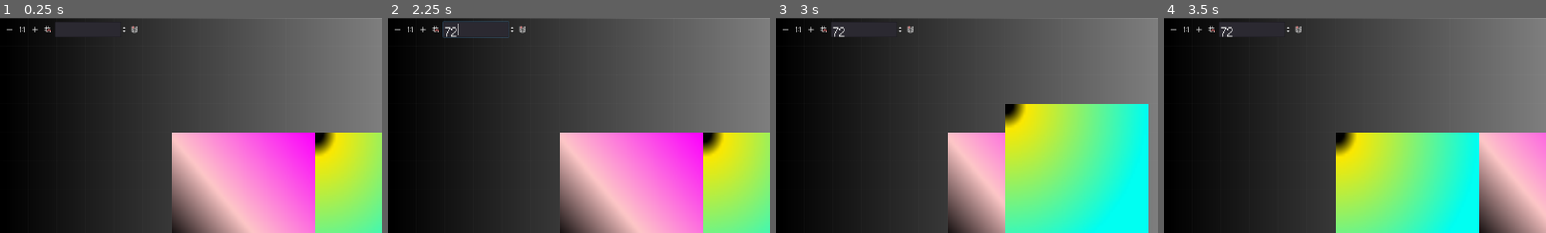
Above: before the commit, frames 1-4 (left to right).
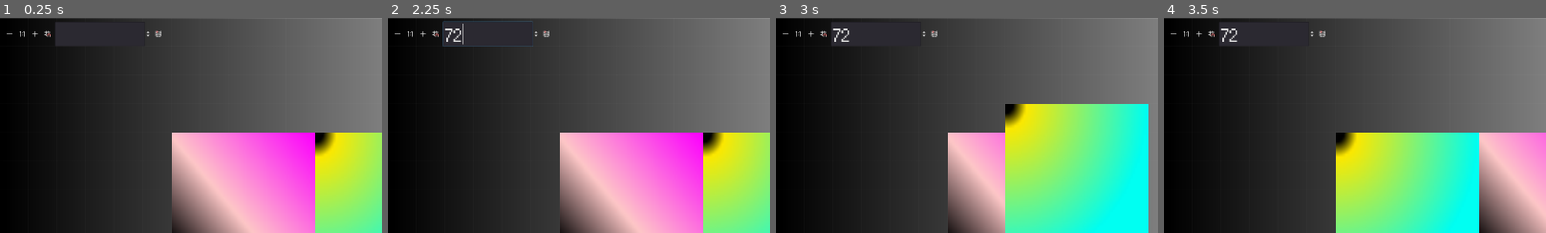
Above: after the commit, the same moments.

Repository: tehdi/demersal
Game: Godot game, scene res://UI/TimelineMenu/TimelineMenu.tscn
The game is run twice, just before and just after one commit, with the same random seed, the same clock (stepped at 60 frames per second) and the same inputs. This scene is started directly instead of the project's main scene.
Inputs (mouse positions are % of the whole screen's width and height, from its top left):
- Up to frame 1 (0.25 s): no input
- Up to frame 2 (2.25 s): tap Enter at 0.5 s; move the mouse to (45, 70) at 0.52 s; hold W (move_forward) 0.53-1.25 s; tap E (interact) at 0.6 s; click (45, 70) at 0.67 s; tap Space (move_jump) at 0.77 s; drag from (80, 65) to (45, 70) at 1.27 s; move the mouse to (20, 35) at 2.02 s; hold A (move_left) from 2.03 s (still down); tap Tab (tab) at 2.1 s
- Up to frame 3 (3 s): release A (move_left) at 2.75 s; drag from (55, 50) to (20, 35) at 2.77 s
- Up to frame 4 (3.5 s): no input
The pictures show only the part of the screen within x 0-50%, y 0-50%; the shares and areas given below are measured in that part.

The runs differ from the first frame. In frame 1, 0.5% of the frame differs, in the area x 1-43%, y 3-13%; in frame 2, 0.8%, in the area x 1-43%, y 1-14%; in frame 3, 0.6%; in frame 4, 0.6%.

Commit message:
End advisor talk

Diff:
--- a/SiteTagging.tscn
+++ b/SiteTagging.tscn
@@ -41,7 +41,7 @@
 
 [node name="Site1" type="Node" parent="DefaultSites"]
 script = ExtResource( 2 )
-site_id = "site1"
+site_id = "site_a"
 display_name = "[SITE 1]"
 texture = SubResource( 2 )
 
@@ -53,12 +53,12 @@
 
 [node name="Site2" type="Node" parent="DefaultSites"]
 script = ExtResource( 2 )
-site_id = "site2"
+site_id = "site_b"
 display_name = "[SITE 2]"
 texture = SubResource( 4 )
 
 [node name="Site3" type="Node" parent="DefaultSites"]
 script = ExtResource( 2 )
-site_id = "site3"
+site_id = "site_c"
 display_name = "[SITE 3]"
 texture = SubResource( 7 )
--- a/UI/FontTheme.tres
+++ b/UI/FontTheme.tres
@@ -3,7 +3,7 @@
 [ext_resource path="res://UI/Font/Silver.ttf" type="DynamicFontData" id=1]
 
 [sub_resource type="DynamicFont" id=5]
-size = 50
+size = 70
 extra_spacing_bottom = -28
 font_data = ExtResource( 1 )
 
--- a/UI/TimelineMenu/AdvisorTimelineCutScenes.gd
+++ b/UI/TimelineMenu/AdvisorTimelineCutScenes.gd
@@ -11,4 +11,11 @@
 	$AdvisorStartMessage.send_message()
 
 func nodes_re_ordered(nodes):
-	pass
+	var sites_order = SiteTagging.sites_order
+	var i = 0
+	for node in nodes:
+		if node.site_id != sites_order[i]:
+			return
+		i += 1
+
+	$AdvisorEndMessage.send_message()
--- a/UI/TimelineMenu/TimelineMenu.gd
+++ b/UI/TimelineMenu/TimelineMenu.gd
@@ -26,6 +26,7 @@
 
 	graph_node.setup_ui(site_id, site.display_name, site.icon)
 	$GraphEdit.add_child(graph_node)
+	graph_node.connect("on_node_moved", self, "_on_TimelineMenuUINode_on_node_moved")
 
 func order_sites():
 	var graph_nodes = []
@@ -34,7 +35,6 @@
 			continue
 
 		graph_nodes.append(child)
-		child.connect("on_node_moved", self, "_on_TimelineMenuUINode_on_node_moved")
 
 	graph_nodes.sort_custom(SortNodes, "compare_graph_nodes")
 
@@ -48,6 +48,8 @@
 		graph_node.offset = translation
 		x = x
 
+	$"Advisor Cut Scenes".nodes_re_ordered(graph_nodes)
+
 class SortNodes:
 	static func compare_graph_nodes(graph_node_a, graph_node_b):
 		if graph_node_a.offset.x < graph_node_b.offset.x:
